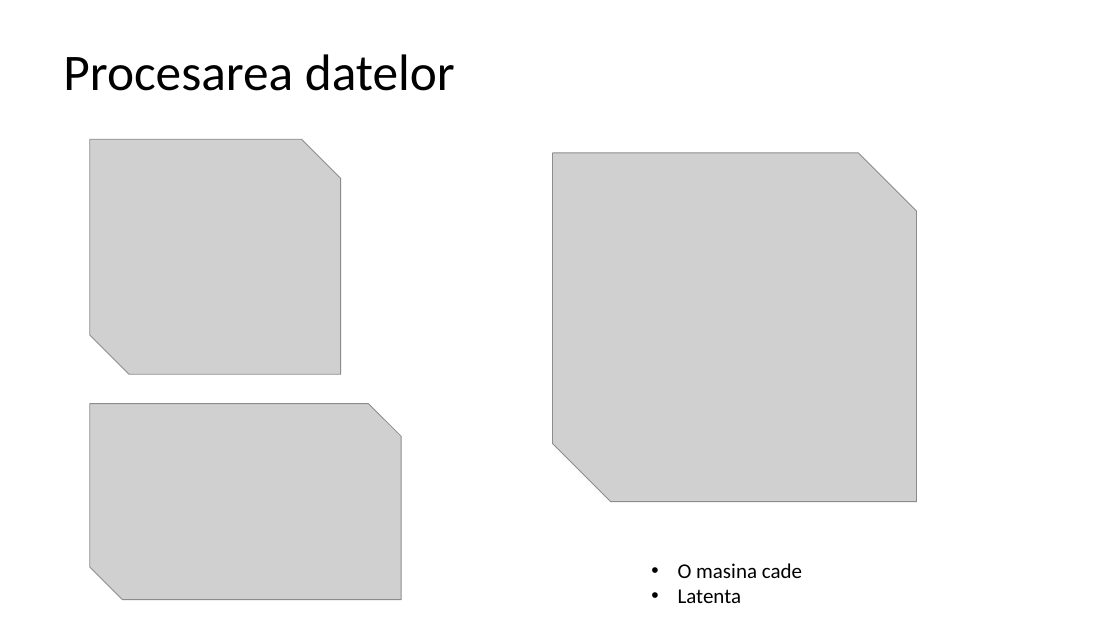
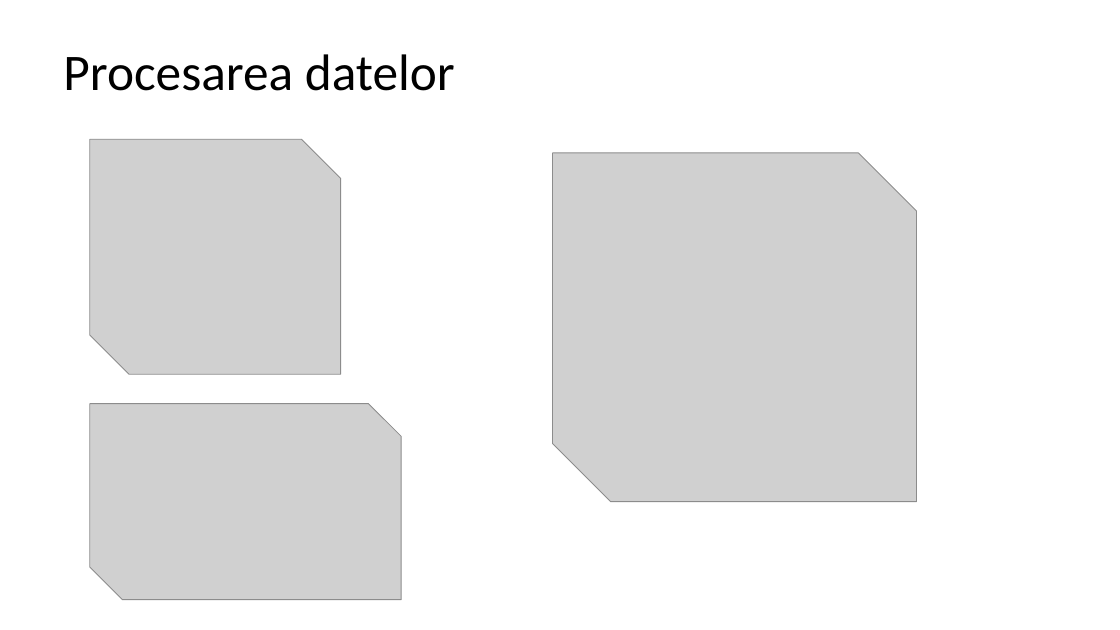
Before and after one commit to dorin-miron/MusicCl, a slide deck: slide 8 of scala-spark.pptx. Drawn at 1120x630 pixels with LibreOffice and Linux fonts; fonts in the diff are those of the drawing; grey boxes stand for pictures. Boxes give left, top, right and bottom in pixels: in the first picture for what was removed or moved away, otherwise in the second. Text is boxed around its words. In the diff, an @@ line names an element or a change of style, - is before the commit and + after.

```diff
--- a/scala-spark.pptx
+++ b/scala-spark.pptx
@@ text removed at (678, 563, 802, 603) @@
-• O masina cade
-• Latenta
```
Also in this commit, not shown: 4 other slides changed, 8 slides added, 7 slides removed, 1 other file.
